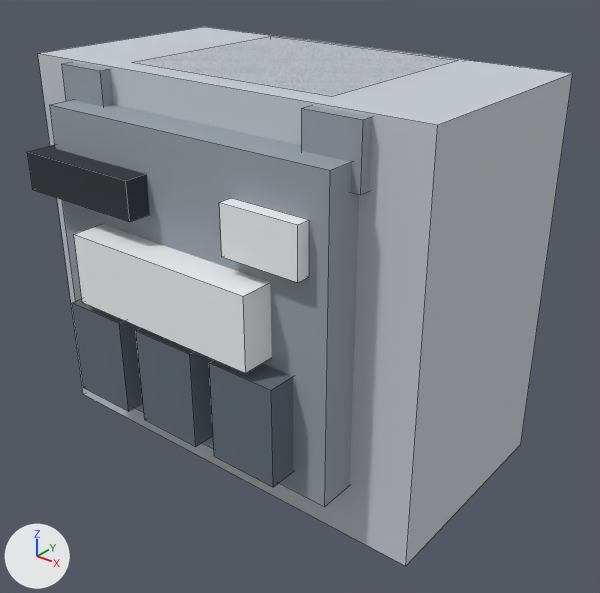
The FBX model assets/3d/export/pc_epi_upper_torso.fbx, before and after one commit.
Both versions are drawn from a 50 mm camera at (2.16, -2.64, 1.46) aimed at (0.1, -0.06, -0.14). Arrows for +X, +Y and +Z are at lower left; the lights stay in place. The first picture is the older version. Mesh edges are drawn as thin lines.

Objects in the first picture: 'pc_epi_upper_torso'.
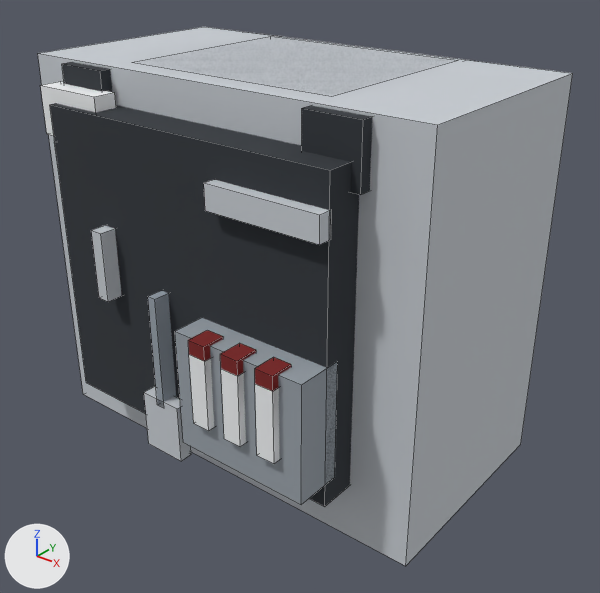
Changed parts and their boxes (x1, y1, x2, y2) in the pictures (600 x 593 px):
'pc_epi_upper_torso', reshaped
    before: (27, 27, 573, 566)
    after: (38, 27, 573, 566)
part 1 of me_pc_epi_upper_torso, added
    after: (40, 81, 116, 136)
part 2 of me_pc_epi_upper_torso, added
    after: (204, 180, 332, 245)
part 3 of me_pc_epi_upper_torso, added
    after: (175, 318, 338, 505)
part 4 of me_pc_epi_upper_torso, added
    after: (91, 225, 122, 302)
part 5 of me_pc_epi_upper_torso, added
    after: (144, 386, 191, 461)
part 6 of me_pc_epi_upper_torso, added
    after: (148, 291, 176, 407)
part 7 of me_pc_epi_upper_torso, deleted
    before: (219, 198, 309, 283)
part 8 of me_pc_epi_upper_torso, deleted
    before: (72, 299, 143, 411)
part 9 of me_pc_epi_upper_torso, deleted
    before: (27, 145, 150, 222)
part 10 of me_pc_epi_upper_torso, deleted
    before: (136, 328, 213, 447)
part 11 of me_pc_epi_upper_torso, reshaped
    before: (74, 224, 294, 487)
    after: (188, 330, 292, 464)
part 12 of me_pc_epi_upper_torso, surface changed (grey to black)
    both: (50, 62, 373, 506)

What changed in the scene script:
```text
Change me_pc_epi_upper_torso:
    used by ob_pc_epi_upper_torso; location = (0.0, 0.0, 0.0)
    remove me_pc_epi_upper_torso.from_pydata(...)  # 96 vertices, 72 faces; spans x -0.97..0.97, y -0.8..0.66, z -0.85..0.85
    add me_pc_epi_upper_torso.from_pydata(...)  # 148 vertices, 117 faces; spans x -0.97..0.97, y -0.83..0.73, z -0.85..0.85
    me_pc_epi_upper_torso part 1: a new loose piece, a box spanning x -0.79..-0.45, y -0.63..-0.53, z 0.56..0.76, in mat_palette (picture img_palette_png)
    me_pc_epi_upper_torso part 2: a new loose piece, a box spanning x 0.2..0.7, y -0.71..-0.65, z 0.47..0.57, in mat_palette (picture img_palette_png)
    me_pc_epi_upper_torso part 3: a new loose piece, a box spanning x 0.1..0.7, y -0.8..-0.6, z -0.5..0.0, in mat_palette (picture img_palette_png)
    me_pc_epi_upper_torso part 4: a new loose piece, a box spanning x -0.43..-0.37, y -0.73..-0.63, z -0.05..0.25, in mat_palette (picture img_palette_png)
    me_pc_epi_upper_torso part 5: a new loose piece, a box spanning x -0.2..0.0, y -0.73..-0.67, z -0.68..-0.42, in mat_palette (picture img_palette_png)
    me_pc_epi_upper_torso part 6: a new loose piece, a box spanning x -0.12..-0.08, y -0.73..-0.63, z -0.45..0.05, in mat_palette (picture img_palette_png)
    me_pc_epi_upper_torso part 7: the loose piece of 8 vertices spanning x 0.28..0.62, y -0.72..-0.66, z 0.32..0.52 is deleted
    me_pc_epi_upper_torso part 8: the loose piece of 8 vertices spanning x -0.55..-0.25, y -0.78..-0.62, z -0.51..-0.09 is deleted
    me_pc_epi_upper_torso part 9: the loose piece of 8 vertices spanning x -0.75..-0.15, y -0.76..-0.6, z 0.36..0.52 is deleted
    me_pc_epi_upper_torso part 10: the loose piece of 8 vertices spanning x -0.15..0.15, y -0.78..-0.62, z -0.51..-0.09 is deleted
    me_pc_epi_upper_torso part 11
    16 vertices are removed from x -0.45..0.55, y -0.8..-0.6, z -0.51..0.25
    12 faces are deleted
    18 vertices are added at x 0.2..0.52, y -0.83..-0.73, z -0.35..0.01
    18 new vertices lie (0.08, 0.0, 0.0) away from vertices in x 0.2..0.52, y -0.83..-0.73, z -0.35..0.01
    33 new faces join them
    me_pc_epi_upper_torso part 12: 30 kept faces spanning x -0.74..0.74, y -0.66..0.66, z -0.6..0.85 get new texture (UV) coordinates
    other edits to the shape of me_pc_epi_upper_torso do not show in these pictures
```
